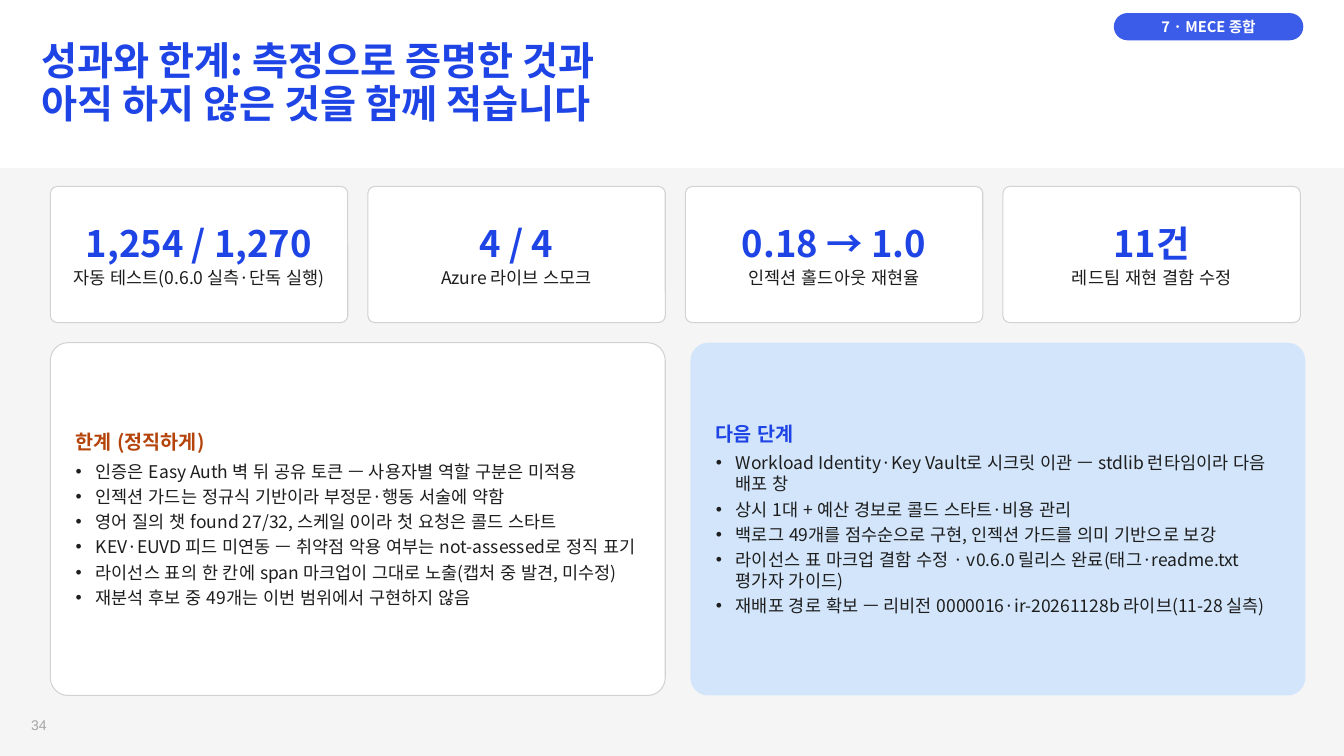
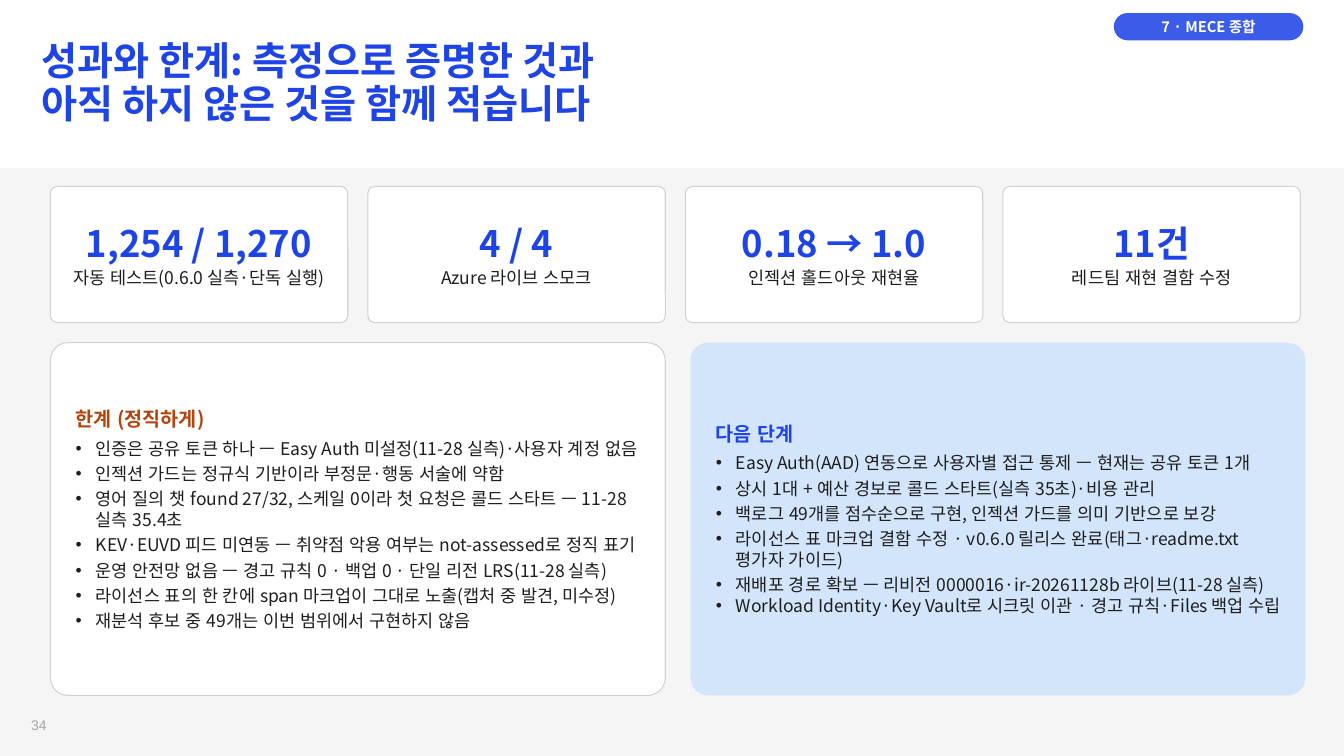
Before and after one commit to Jack-Hwang/beyondthesecurity-sbom, a slide deck: slide 34 of docs/BTS-SBOM_1-6주차_종합_과제.pptx. Drawn at 1344x756 pixels with LibreOffice and Linux fonts; fonts in the diff are those of the drawing. Boxes give left, top, right and bottom in pixels: in the first picture for what was removed or moved away, otherwise in the second. Text is boxed around its words. In the diff, an @@ line names an element or a change of style, - is before the commit and + after.

```diff
--- a/docs/BTS-SBOM_1-6주차_종합_과제.pptx
+++ b/docs/BTS-SBOM_1-6주차_종합_과제.pptx
@@ text in rounded rectangle at (x1=96, y1=440, x2=637, y2=459): text changed @@
-• 인증은 Easy Auth 벽 뒤 공유 토큰 — 사용자별 역할 구분은 미적용
+• 인증은 공유 토큰 하나 — Easy Auth 미설정(11-28 실측)·사용자 계정 없음
@@ text in rounded rectangle at (x1=736, y1=454, x2=1251, y2=499): text changed @@
-• Workload Identity·Key Vault로 시크릿 이관 — stdlib 런타임이라 다음 배포 창
-• 상시 1대 + 예산 경보로 콜드 스타트·비용 관리
+• Easy Auth(AAD) 연동으로 사용자별 접근 통제 — 현재는 공유 토큰 1개
+• 상시 1대 + 예산 경보로 콜드 스타트(실측 35초)·비용 관리
@@ text in rounded rectangle at (x1=96, y1=490, x2=627, y2=528): text changed @@
-• 영어 질의 챗 found 27/32, 스케일 0이라 첫 요청은 콜드 스타트
+• 영어 질의 챗 found 27/32, 스케일 0이라 첫 요청은 콜드 스타트 — 11-28 실측 35.4초
@@ text in rounded rectangle at (x1=96, y1=562, x2=607, y2=581): paragraph added @@
+• 운영 안전망 없음 — 경고 규칙 0 · 백업 0 · 단일 리전 LRS(11-28 실측)
@@ text in rounded rectangle at (x1=736, y1=594, x2=1281, y2=616): paragraph added @@
+• Workload Identity·Key Vault로 시크릿 이관 · 경고 규칙·Files 백업 수립
```
Also in this commit, not shown: 2 other slides changed, 1 other file.
